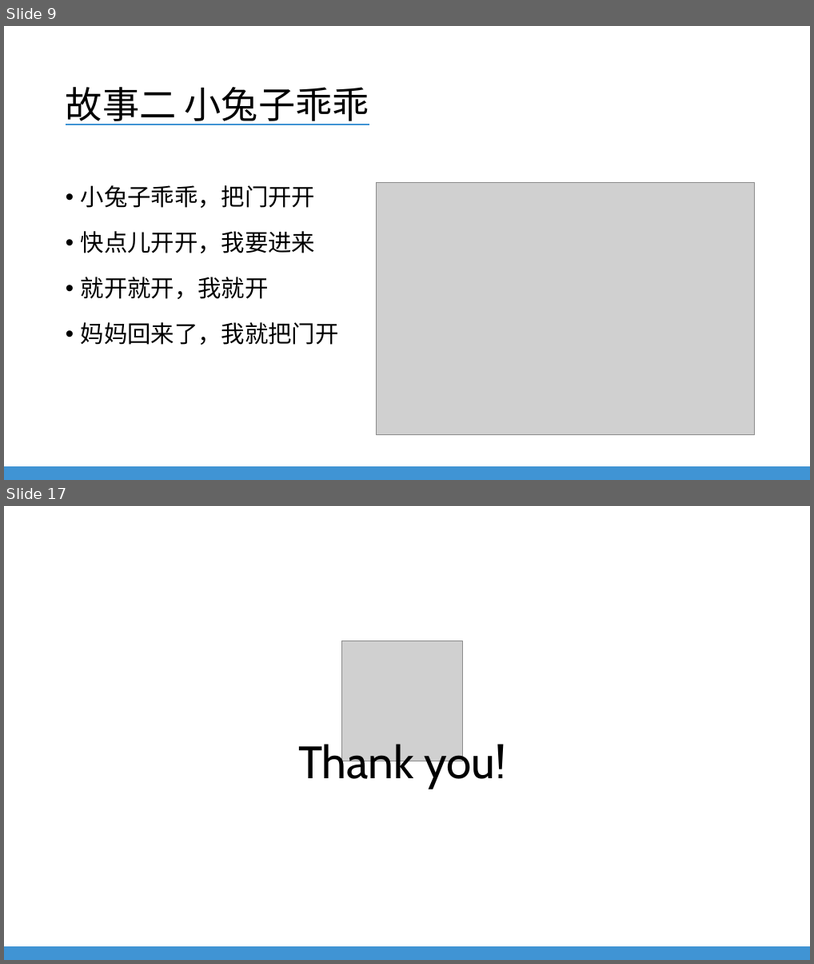
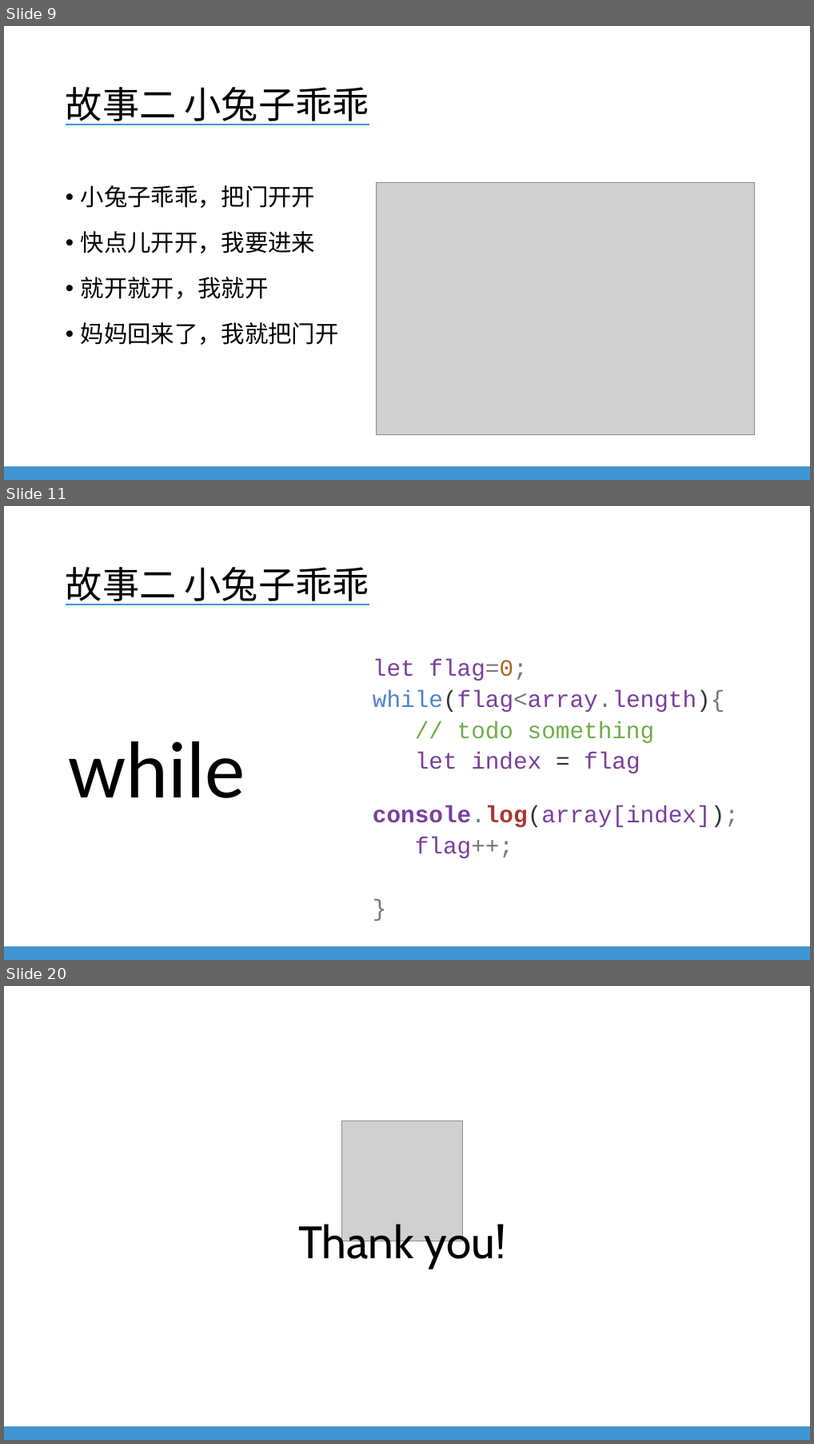
Before and after one commit to EverDoc/NLU, a slide deck: NLU Training - Javascript For QA.pptx. Shown one above the other, each under a label of ours: slides 9 and 17 before the commit, slides 9, 11 and 20 after it; the slides between them are not shown. The pictures are 814x964 and 814x1444 pixels, drawn with LibreOffice and Linux fonts; fonts in the diff are those of the drawing; grey boxes stand for pictures; background and template pictures are left out. Boxes give left, top, right and bottom in pixels: in the first picture for what was removed or moved away, otherwise in the second. Text is boxed around its words. In the diff, an @@ line names an element or a change of style, - is before the commit and + after.

```diff
--- a/NLU Training - Javascript For QA.pptx
+++ b/NLU Training - Javascript For QA.pptx
@@ slide 11 added at (x1=4, y1=506, x2=810, y2=960), background #FFFFFF; not listed: 1 template element that a slide beside it also shows @@
@@ title added at (x1=66, y1=567, x2=370, y2=605), 44 pt, text #000000, underline @@
+故事二 小兔子乖乖
@@ text added at (x1=373, y1=659, x2=739, y2=858), 28 pt, text #7A3E9D @@
+let flag=0;
+while(flag<array.length){
+// todo something
+let index = flag
+console.log(array[index]);
+flag++;
+}
@@ text added at (x1=69, y1=741, x2=246, y2=798), 96 pt, text #000000 @@
+while
@@ what was slide 17 is now slide 20 @@
```
Also in this commit, not shown: 9 other slides added, 7 slides removed.
